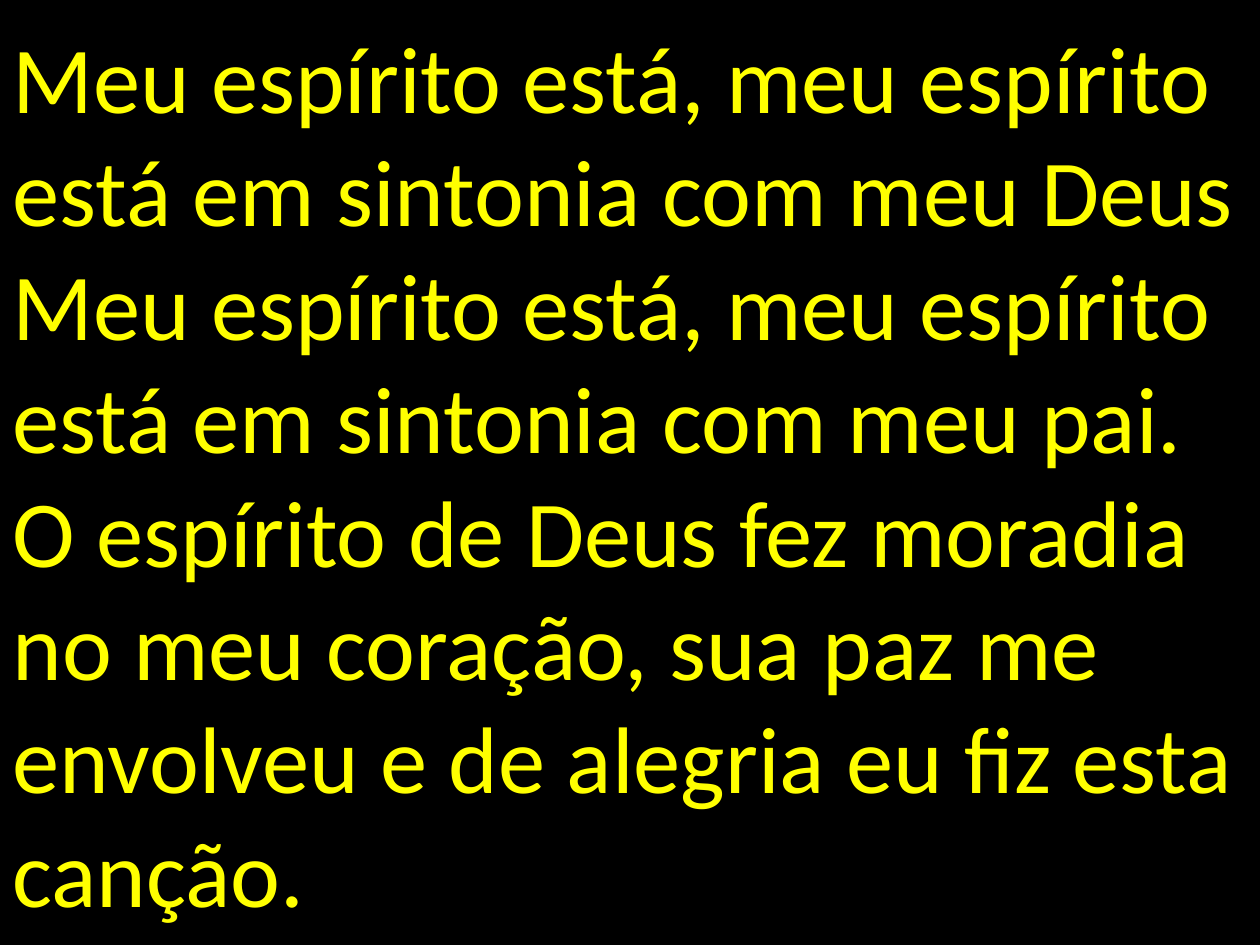
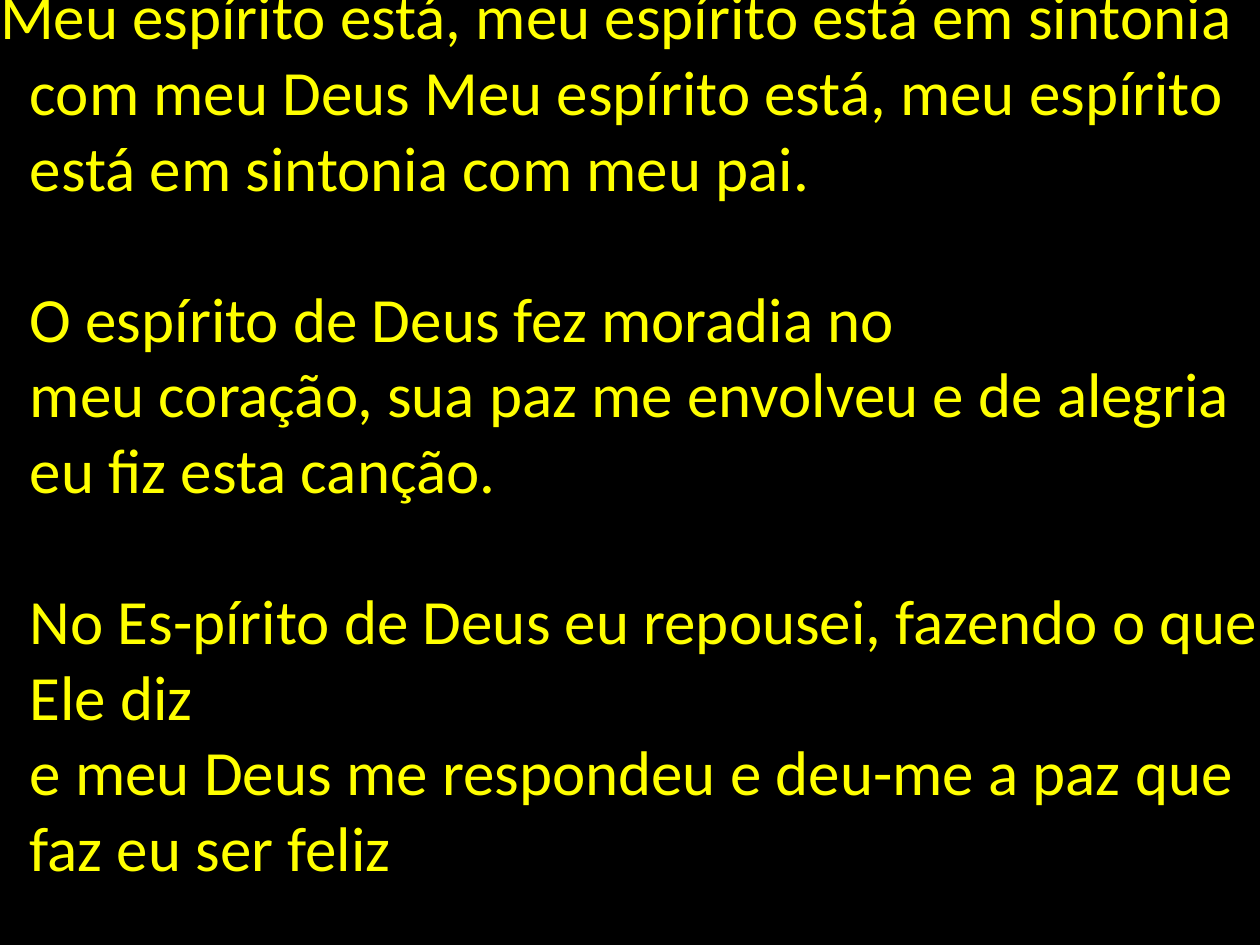
Before and after one commit to martematica/igreja, a slide deck: slide 1 of MEU ESPÍRITO ESTÁ.pptx. Drawn at 1260x945 pixels with LibreOffice and Linux fonts; fonts in the diff are those of the drawing. Boxes give left, top, right and bottom in pixels: in the first picture for what was removed or moved away, otherwise in the second. Text is boxed around its words. In the diff, an @@ line names an element or a change of style, - is before the commit and + after.

```diff
--- a/MEU ESPÍRITO ESTÁ.pptx
+++ b/MEU ESPÍRITO ESTÁ.pptx
@@ title at (0,0,1256,872): text changed; size 54 to 36 pt @@
-Meu espírito está, meu espírito está em sintonia com meu Deus Meu espírito está, meu espírito está em sintonia com meu pai.
-O espírito de Deus fez moradia no meu coração, sua paz me envolveu e de alegria eu fiz esta canção.
+Meu espírito está, meu espírito está em sintonia com meu Deus Meu espírito está, meu espírito está em sintonia com meu pai.
+O espírito de Deus fez moradia no
+meu coração, sua paz me envolveu e de alegria eu fiz esta canção.
+No Es-pírito de Deus eu repousei, fazendo o que Ele diz
+e meu Deus me respondeu e deu-me a paz que faz eu ser feliz
```
Also in this commit, not shown: 3 other files.
